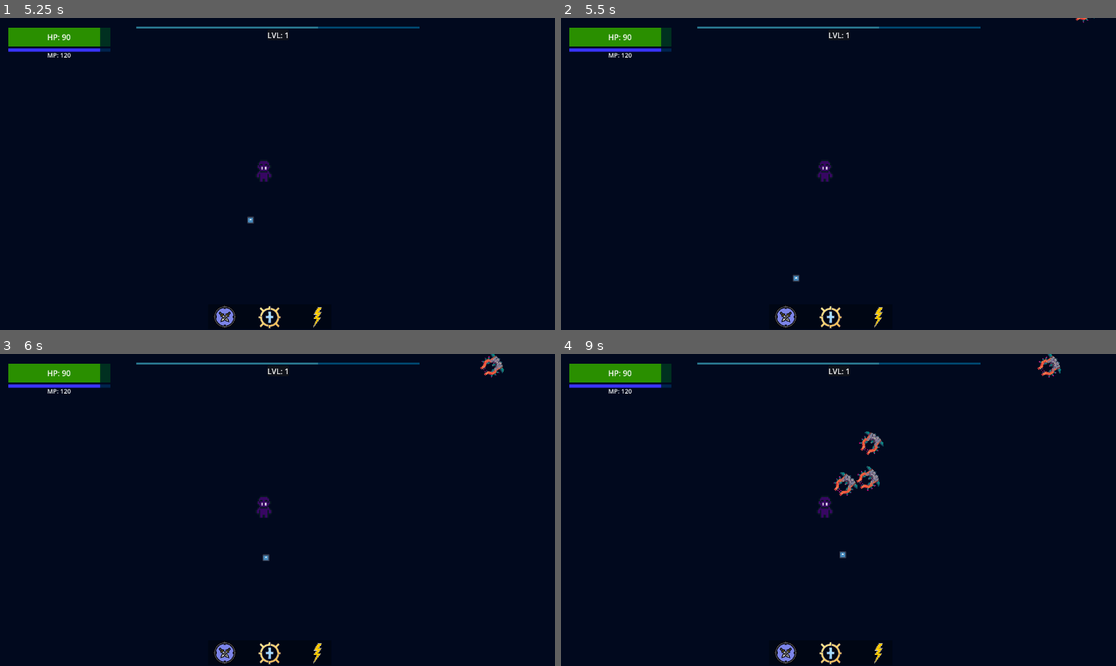
Above: before the commit, frames 1-4 (two rows, left to right).
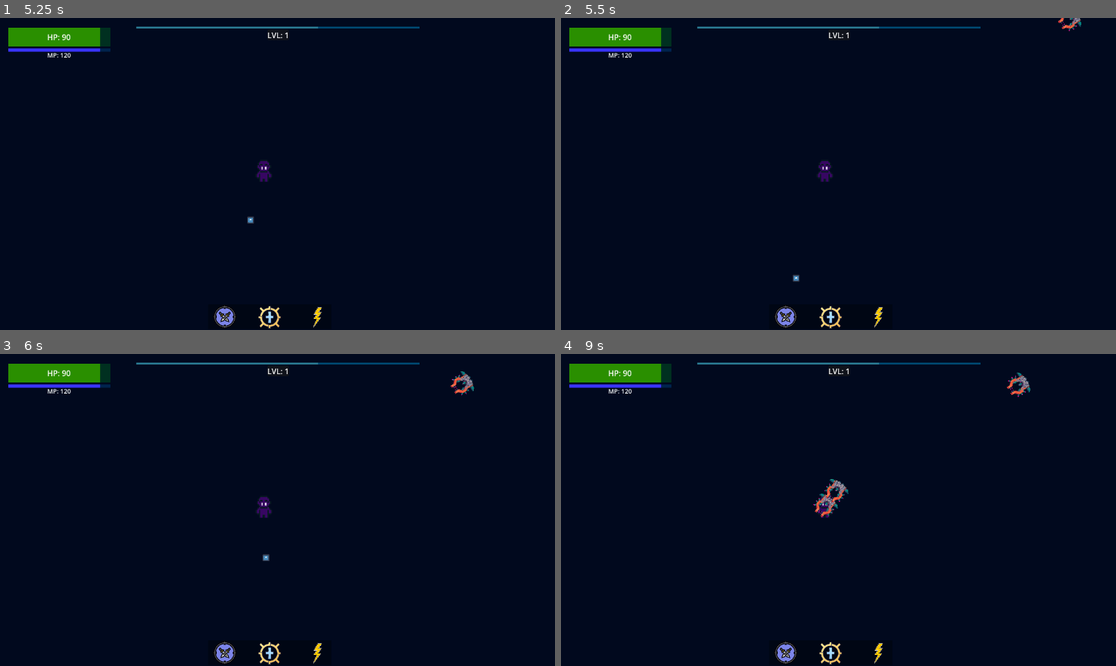
Above: after the commit, the same moments.

Repository: bkerz/VoidShips
Game: Godot game, scene res://Scenes/GUI_UI/MainUI/mainMenu.tscn
Two runs of this game, one before a commit and one after it. Both use one fixed random seed, a clock stepped at 60 frames per second and the inputs below. The engine's default icon, where the game draws it, is replaced by a stand-in: a white triangle on a blue panel in a dark square.
Inputs (mouse positions are in pixels of both pictures, inside the frame that each line leads up to):
- Up to frame 1 (5.25 s): click "Jugar" at 0.5 s; click "Max (Melee)" at 1.25 s; click "Ir al Mundo" at 2 s; click (227, 317) at 2.75 s; click (271, 317) at 3.5 s; click (316, 317) at 4.25 s; click (227, 317) at 5 s
- Up to frame 2 (5.5 s): no input
- Up to frame 3 (6 s): click (271, 653) at 5.75 s
- Up to frame 4 (9 s): click (877, 653) at 6.5 s; click (788, 653) at 7.25 s; click (832, 653) at 8 s; click (877, 653) at 8.75 s

Frame 1 is identical in both runs. In frame 2, 0.1% of the frame differs, in the area x 89-97%, y 0-5%; in frame 3, 0.3%; in frame 4, 1.1%, in the area x 45-91%, y 0-66%.

Commit message:
Create BasicUtilities Class

Diff:
--- /dev/null
+++ b/Classes/basicUtilities.gd
@@ -0,0 +1,10 @@
+extends Node
+class_name basicUtilities
+
+var randomNumberRange= RandomNumberGenerator.new()
+
+func randomizeRangeNumber(aux1,aux2):
+	var aux3
+	randomNumberRange.randomize()
+	aux3= randomNumberRange.randi_range(aux1,aux2)
+	return(aux3)
--- a/Scenes/Enemies/MineEnemy/enemy_Ship_MineScript.gd
+++ b/Scenes/Enemies/MineEnemy/enemy_Ship_MineScript.gd
@@ -1,23 +1,27 @@
 extends CharacterBody2D
+
 
 #Variables
 var playerPosition= Vector2(0,0)
 var vida= 20
 var ataqueMaximo= 5
 var ataqueMinimo= 10
-var velocidad= 150
+var velocidadFinal
+var velocidadMaxima= 250
+var velocidadMinima= 200
 var velocidadRotacion= 6.0
+var basicUtilitiesInstance= basicUtilities.new()
 
 
 func _ready():
-	pass
+	definirDatosRandomizados()
 
 func _process(delta):
 	#var angle= (playerPosition - self.global_position).angle()
 
 	playerPosition= GLOBALMANAGER.posicionGlobalPersonaje - position
 	targetPlayerGraphic(delta)
-	velocity = playerPosition.normalized() * velocidad
+	velocity = playerPosition.normalized() * velocidadFinal
 	move_and_slide()
 
 func voltearSprite():
@@ -27,6 +31,11 @@
 		$Sprite2D.flip_h= true
 
 
+func definirDatosRandomizados():
+	velocidadFinal= basicUtilitiesInstance.randomizeRangeNumber(velocidadMinima,velocidadMaxima)
+	#randomizeRangeNumber.randomize()
+	#velocidadFinal= randomizeRangeNumber.randi_range(velocidadMinima,velocidadMaxima)
+
 func epicDeath():
 	queue_free()
 
--- a/Scenes/GUI_UI/PlayerGUI/playerUI.tscn
+++ b/Scenes/GUI_UI/PlayerGUI/playerUI.tscn
@@ -26,6 +26,21 @@
 
 [sub_resource type="StyleBoxFlat" id="StyleBoxFlat_34er5"]
 bg_color = Color(0, 0, 0, 0.329412)
+
+[sub_resource type="Animation" id="Animation_pecqy"]
+length = 0.001
+tracks/0/type = "value"
+tracks/0/imported = false
+tracks/0/enabled = true
+tracks/0/path = NodePath("HudGUI/AtaquePrincipal:flip_v")
+tracks/0/interp = 1
+tracks/0/loop_wrap = true
+tracks/0/keys = {
+"times": PackedFloat32Array(0),
+"transitions": PackedFloat32Array(1),
+"update": 1,
+"values": [false]
+}
 
 [sub_resource type="Animation" id="Animation_1gosq"]
 resource_name = "press"
@@ -43,21 +58,6 @@
 "values": [true, false]
 }
 
-[sub_resource type="Animation" id="Animation_pecqy"]
-length = 0.001
-tracks/0/type = "value"
-tracks/0/imported = false
-tracks/0/enabled = true
-tracks/0/path = NodePath("HudGUI/AtaquePrincipal:flip_v")
-tracks/0/interp = 1
-tracks/0/loop_wrap = true
-tracks/0/keys = {
-"times": PackedFloat32Array(0),
-"transitions": PackedFloat32Array(1),
-"update": 1,
-"values": [false]
-}
-
 [sub_resource type="AnimationLibrary" id="AnimationLibrary_s051g"]
 _data = {
 "RESET": SubResource("Animation_pecqy"),
